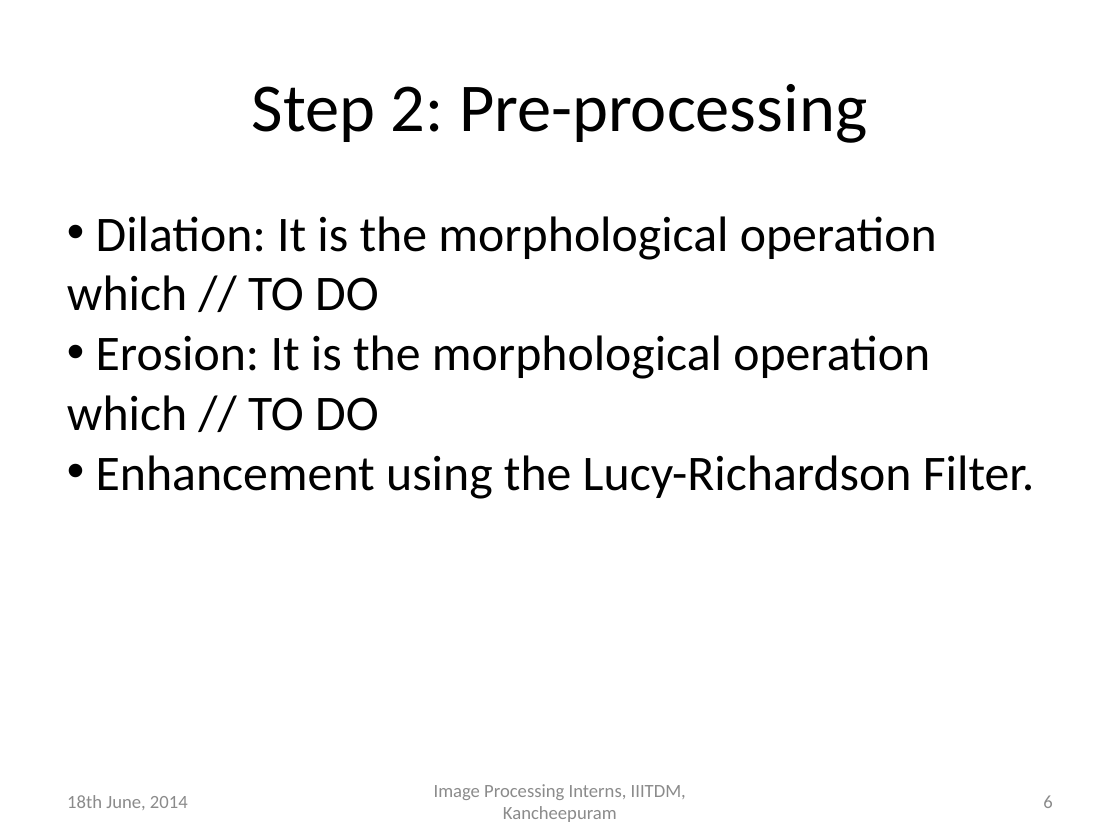
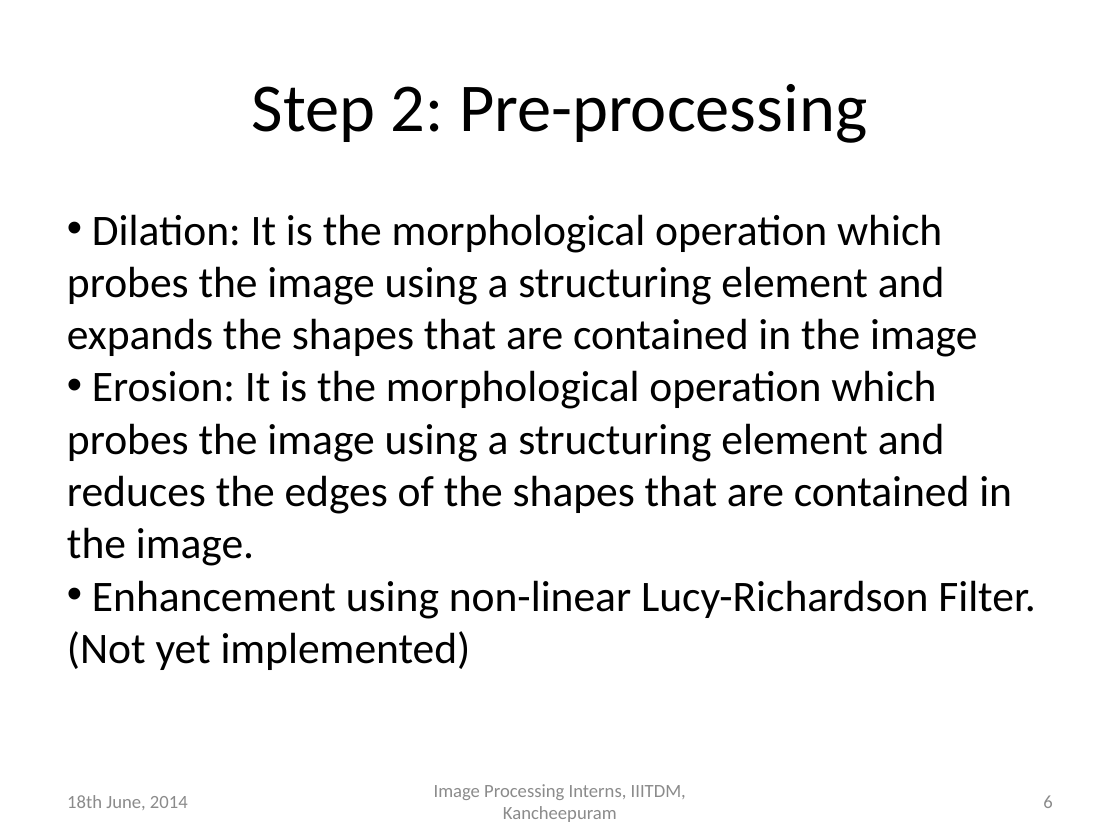
Before and after one commit to defuchocolate/traffic-sign-recog, a slide deck: slide 6 of Presentation1.pptx. Drawn at 1120x840 pixels with LibreOffice and Linux fonts; fonts in the diff are those of the drawing. Boxes give left, top, right and bottom in pixels: in the first picture for what was removed or moved away, otherwise in the second. Text is boxed around its words. In the diff, an @@ line names an element or a change of style, - is before the commit and + after.

Commit message:
Edited the presentation. Almost completed presentation.
Tested the shape recognising module with a blob extracted from a real
image, but that did not work. Will have to work on it more.

```diff
--- a/Presentation1.pptx
+++ b/Presentation1.pptx
@@ text at <box>67,214,1035,670</box>: text changed; size 32 to 28 pt @@
-• Dilation: It is the morphological operation which // TO DO
-• Erosion: It is the morphological operation which // TO DO
-• Enhancement using the Lucy-Richardson Filter.
+• Dilation: It is the morphological operation which probes the image using a structuring element and expands the shapes that are contained in the image
+• Erosion: It is the morphological operation which probes the image using a structuring element and reduces the edges of the shapes that are contained in the image.
+• Enhancement using non-linear Lucy-Richardson Filter.(Not yet implemented)
```
Also in this commit, not shown: 7 other slides changed, 11 slides added, 15 other files.
